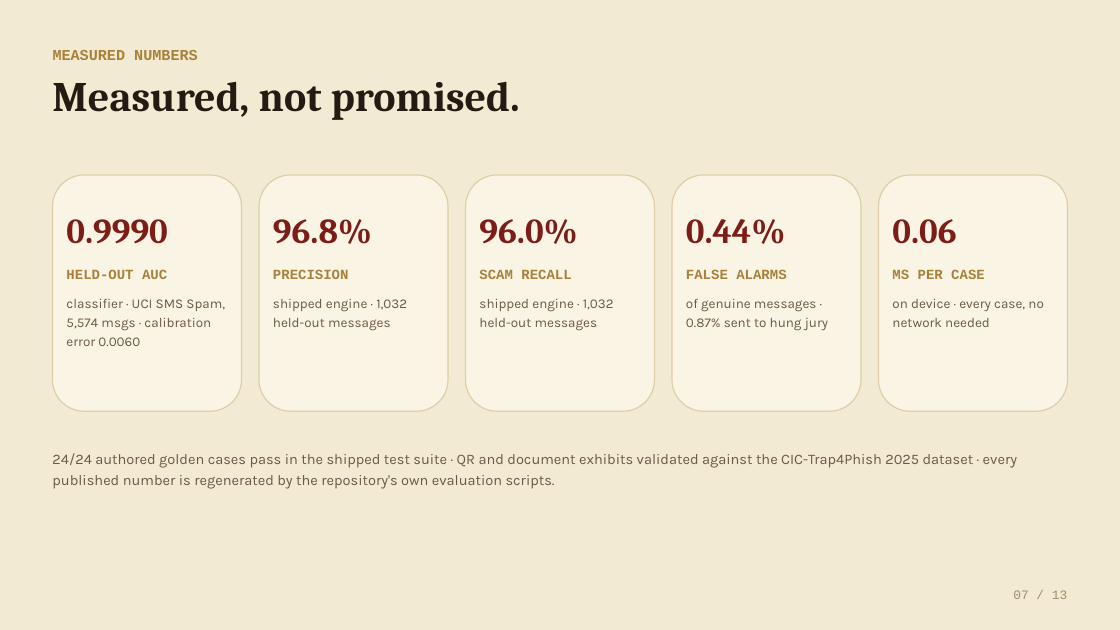
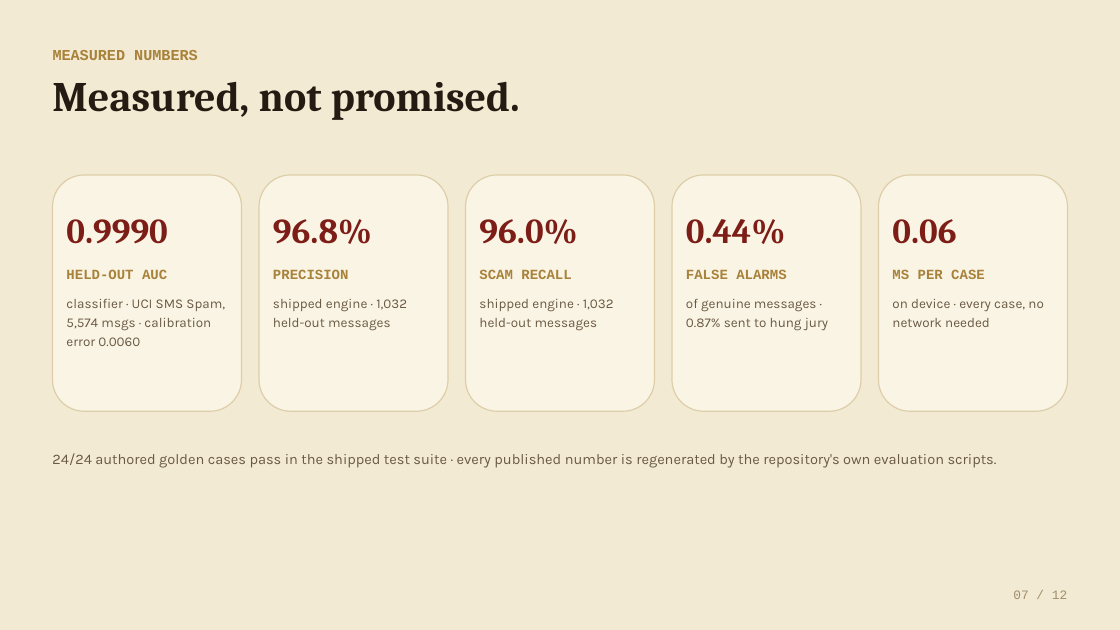
Before and after one commit to JinYi123456/gavel, a slide deck: slide 7 of submission/GAVEL-pitch.pptx. Drawn at 1120x630 pixels with LibreOffice and Linux fonts; fonts in the diff are those of the drawing. Boxes give left, top, right and bottom in pixels: in the first picture for what was removed or moved away, otherwise in the second. Text is boxed around its words. In the diff, an @@ line names an element or a change of style, - is before the commit and + after.

```diff
--- a/submission/GAVEL-pitch.pptx
+++ b/submission/GAVEL-pitch.pptx
@@ text at [52,453,997,468]: text changed @@
-24/24 authored golden cases pass in the shipped test suite · QR and document exhibits validated against the CIC-Trap4Phish 2025 dataset · every published number is regenerated by the repository's own evaluation scripts.
+24/24 authored golden cases pass in the shipped test suite · every published number is regenerated by the repository's own evaluation scripts.
```
Also in this commit, not shown: 9 other slides changed, 1 slide added, 2 slides removed, 2 other files.
